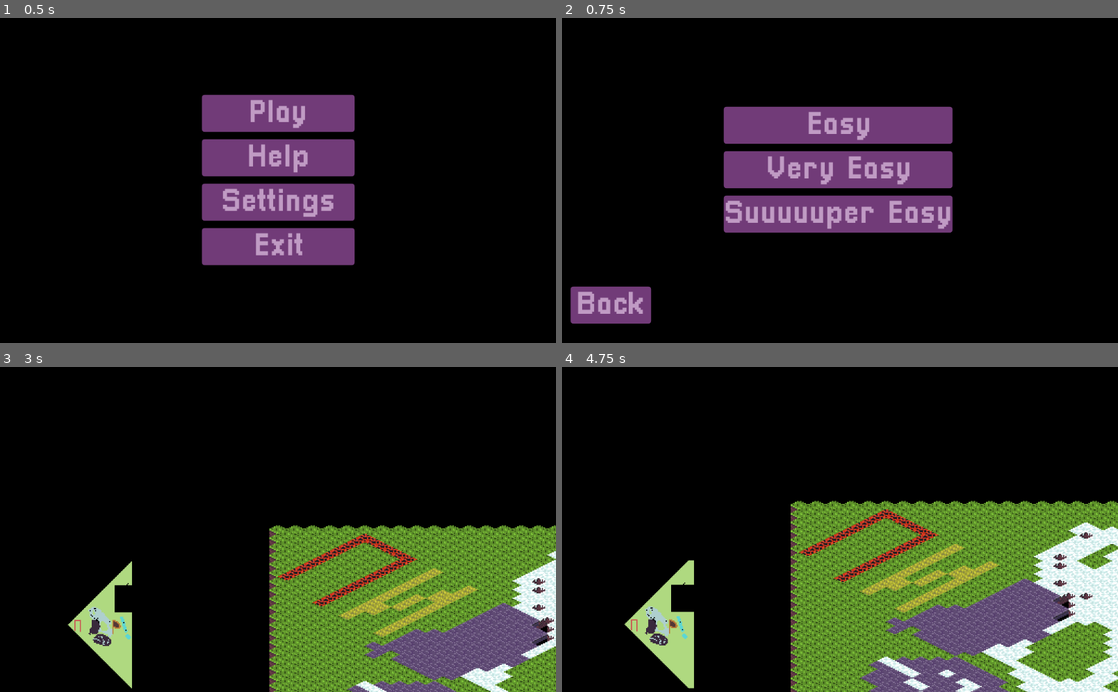
Above: before the commit, frames 1-4 (two rows, left to right).
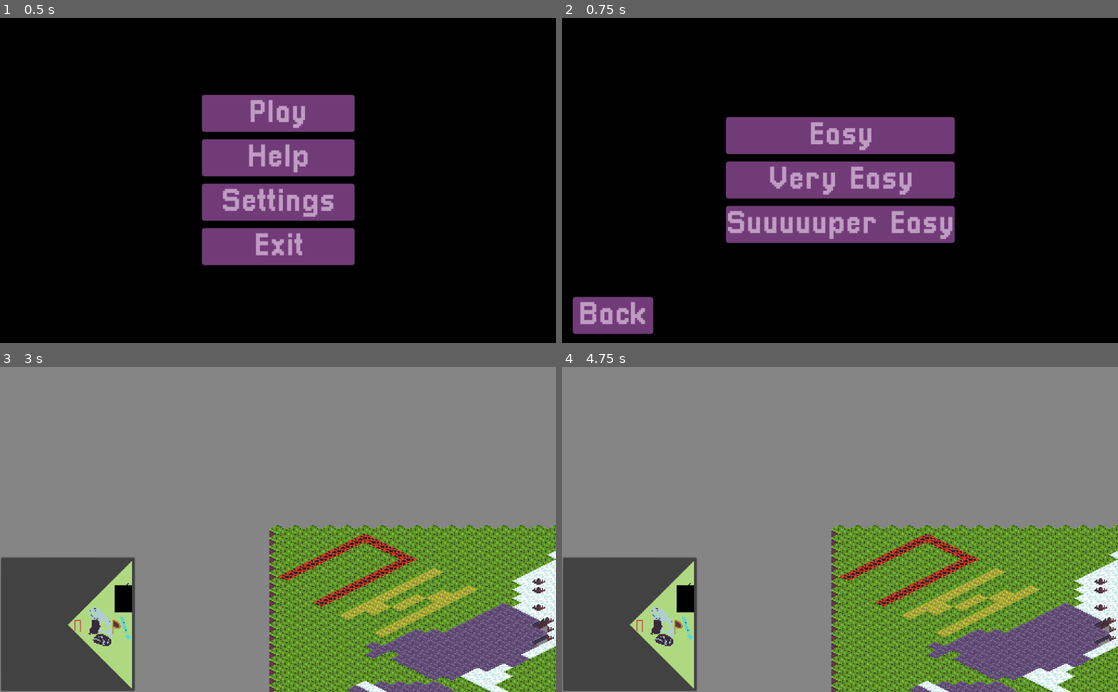
Above: after the commit, the same moments.

Repository: Ducklings-Studio/GGJ-2023
Game: Godot game, scene res://Scenes/Menu.tscn
Same seed, same stepped clock (60 frames per second), same inputs: the game is played once before the commit and once after it.
Inputs (mouse positions are in pixels of both pictures, inside the frame that each line leads up to):
- Up to frame 1 (0.5 s): no input
- Up to frame 2 (0.75 s): click "Help" at 0.5 s
- Up to frame 3 (3 s): click "Back" at 1.25 s; click "Play" at 2 s; click "Easy" at 2.75 s
- Up to frame 4 (4.75 s): tap Enter at 3.5 s; move the mouse to (962, 513) at 3.52 s; hold Right (ui_right) 3.53-4.28 s; hold Ctrl 3.53-4.28 s; click (962, 513) at 3.67 s; move the mouse to (728, 545) at 4.27 s; hold Down (ui_down) from 4.28 s (still down); tap Ctrl at 4.35 s

Frame 1 is identical in both runs. In frame 2, 12% of the frame differs, in the area x 1-71%, y 27-98%; in frame 3, 72%; in frame 4, 91%, in the area x 0-100%, y 0-100%.

Commit message:
labels

Diff:
--- a/Scenes/Difficulty.tscn
+++ b/Scenes/Difficulty.tscn
@@ -8,11 +8,12 @@
 [node name="Control" type="Control"]
 anchor_right = 1.0
 anchor_bottom = 1.0
-margin_left = -4.0
-margin_top = -19.0
-margin_right = -4.0
-margin_bottom = -19.0
 script = ExtResource( 4 )
+
+[node name="ColorRect" type="ColorRect" parent="."]
+anchor_right = 1.0
+anchor_bottom = 1.0
+color = Color( 0, 0, 0, 1 )
 
 [node name="MarginContainer" type="MarginContainer" parent="."]
 anchor_left = 0.5
--- a/Scenes/Game.tscn
+++ b/Scenes/Game.tscn
@@ -1,10 +1,12 @@
-[gd_scene load_steps=9 format=2]
+[gd_scene load_steps=13 format=2]
 
 [ext_resource path="res://Assets/Buildinigs/Mushrooms_Green.png" type="Texture" id=1]
 [ext_resource path="res://Assets/Environment/TileSet.png" type="Texture" id=2]
 [ext_resource path="res://Scripts/Camera.gd" type="Script" id=3]
 [ext_resource path="res://Scripts/Minimap.gd" type="Script" id=4]
 [ext_resource path="res://Scripts/Game.gd" type="Script" id=5]
+[ext_resource path="res://Assets/Fonts/Pixellari.ttf" type="DynamicFontData" id=6]
+[ext_resource path="res://Scripts/HUD.gd" type="Script" id=7]
 
 [sub_resource type="TileSet" id=3]
 0/name = "TileSet.png 0"
@@ -264,6 +266,13 @@
 0/shapes = [  ]
 0/z_index = 0
 
+[sub_resource type="DynamicFont" id=1]
+size = 100
+font_data = ExtResource( 6 )
+
+[sub_resource type="Theme" id=6]
+default_font = SubResource( 1 )
+
 [node name="Node2D" type="Node2D"]
 script = ExtResource( 5 )
 
@@ -300,6 +309,7 @@
 script = ExtResource( 3 )
 
 [node name="HUD" type="CanvasLayer" parent="."]
+script = ExtResource( 7 )
 
 [node name="Panel" type="PanelContainer" parent="HUD"]
 self_modulate = Color( 0, 0, 0, 0.501961 )
@@ -332,3 +342,18 @@
 10: Color( 0.223529, 0.160784, 0.235294, 1 ),
 11: Color( 0.741176, 0.486275, 0.215686, 1 )
 }
+
+[node name="Label" type="Label" parent="HUD"]
+visible = false
+anchor_left = 0.5
+anchor_top = 0.5
+anchor_right = 0.5
+anchor_bottom = 0.5
+margin_left = -72.5
+margin_top = -30.0
+margin_right = 72.5
+margin_bottom = 30.0
+theme = SubResource( 6 )
+align = 1
+valign = 1
+uppercase = true
--- a/Scenes/Menu.tscn
+++ b/Scenes/Menu.tscn
@@ -10,6 +10,11 @@
 anchor_right = 1.0
 anchor_bottom = 1.0
 script = ExtResource( 3 )
+
+[node name="ColorRect" type="ColorRect" parent="."]
+anchor_right = 1.0
+anchor_bottom = 1.0
+color = Color( 0, 0, 0, 1 )
 
 [node name="MarginContainer" type="MarginContainer" parent="."]
 anchor_left = 0.5
--- a/Scripts/Camera.gd
+++ b/Scripts/Camera.gd
@@ -15,6 +15,8 @@
 
 
 func _process(delta):
+	if $"..".is_blocking:
+		return
 	var inpx = (int(Input.is_action_pressed("ui_right")) - int(Input.is_action_pressed("ui_left")))
 	var inpy = (int(Input.is_action_pressed("ui_down")) - int(Input.is_action_pressed("ui_up")))
 	position.x = lerp(position.x, position.x + inpx * speed * zoom.x, speed * delta)
@@ -41,6 +43,8 @@
 
 
 func _input(event):
+	if $"..".is_blocking:
+		return
 	if event is InputEventMouseButton:
 		not_zooming = true
 
--- a/Scripts/Game.gd
+++ b/Scripts/Game.gd
@@ -1,27 +1,3 @@
 extends Node2D
 
-
-var timer = Timer.new()
-var iterator = 0
-const audios = [
-	"res://Assets/Audio/Effects/5.ogg",
-	"res://Assets/Audio/Effects/4.ogg",
-	"res://Assets/Audio/Effects/3.ogg",
-	"res://Assets/Audio/Effects/2.ogg",
-	"res://Assets/Audio/Effects/1.ogg",
-	"res://Assets/Audio/Effects/begin.ogg",
-]
-
-func _ready():
-	timer.connect("timeout", self, "count")
-	timer.wait_time = 1
-	add_child(timer)
-	timer.start()
-
-
-func count():
-	AudioManager.play(audios[iterator])
-	iterator += 1
-	if iterator >= len(audios):
-		timer.stop()
-		remove_child(timer)
+var is_blocking = true
--- /dev/null
+++ b/Scripts/HUD.gd
@@ -0,0 +1,55 @@
+extends CanvasLayer
+
+var start_timer = Timer.new()
+var iterator = 0
+const audios = [
+	"res://Assets/Audio/Effects/5.ogg",
+	"res://Assets/Audio/Effects/4.ogg",
+	"res://Assets/Audio/Effects/3.ogg",
+	"res://Assets/Audio/Effects/2.ogg",
+	"res://Assets/Audio/Effects/1.ogg",
+	"res://Assets/Audio/Effects/begin.ogg",
+]
+const labels = [
+	"5",
+	"4",
+	"3",
+	"2",
+	"1",
+	"Begin!",
+]
+
+
+func _ready():
+	start_timer.connect("timeout", self, "count")
+	start_timer.wait_time = 1
+	add_child(start_timer)
+	start_timer.start()
+	$"..".is_blocking = true
+
+
+func count():
+	AudioManager.play(audios[iterator])
+	show_label(labels[iterator], 0.9)
+	iterator += 1
+	if iterator >= len(audios):
+		start_timer.stop()
+		remove_child(start_timer)
+		$"..".is_blocking = false
+
+
+func show_label(text, duration):
+	$Label.set_text(text)
+	$Label.set_visible(true)
+
+	var timer = Timer.new()
+	timer.connect("timeout", self, "clean_label", [timer])
+	timer.wait_time = duration
+	add_child(timer)
+	timer.start()
+
+
+func clean_label(timer: Timer):
+	timer.stop()
+	remove_child(timer)
+	$Label.set_visible(false)
--- a/default_env.tres
+++ b/default_env.tres
@@ -3,5 +3,4 @@
 [sub_resource type="ProceduralSky" id=1]
 
 [resource]
-background_mode = 2
 background_sky = SubResource( 1 )
--- a/project.godot
+++ b/project.godot
@@ -45,5 +45,5 @@
 quality/driver/driver_name="GLES2"
 vram_compression/import_etc=true
 vram_compression/import_etc2=false
-environment/default_clear_color=Color( 0, 0, 0, 1 )
+environment/default_clear_color=Color( 0.521569, 0.521569, 0.521569, 1 )
 environment/default_environment="res://default_env.tres"
